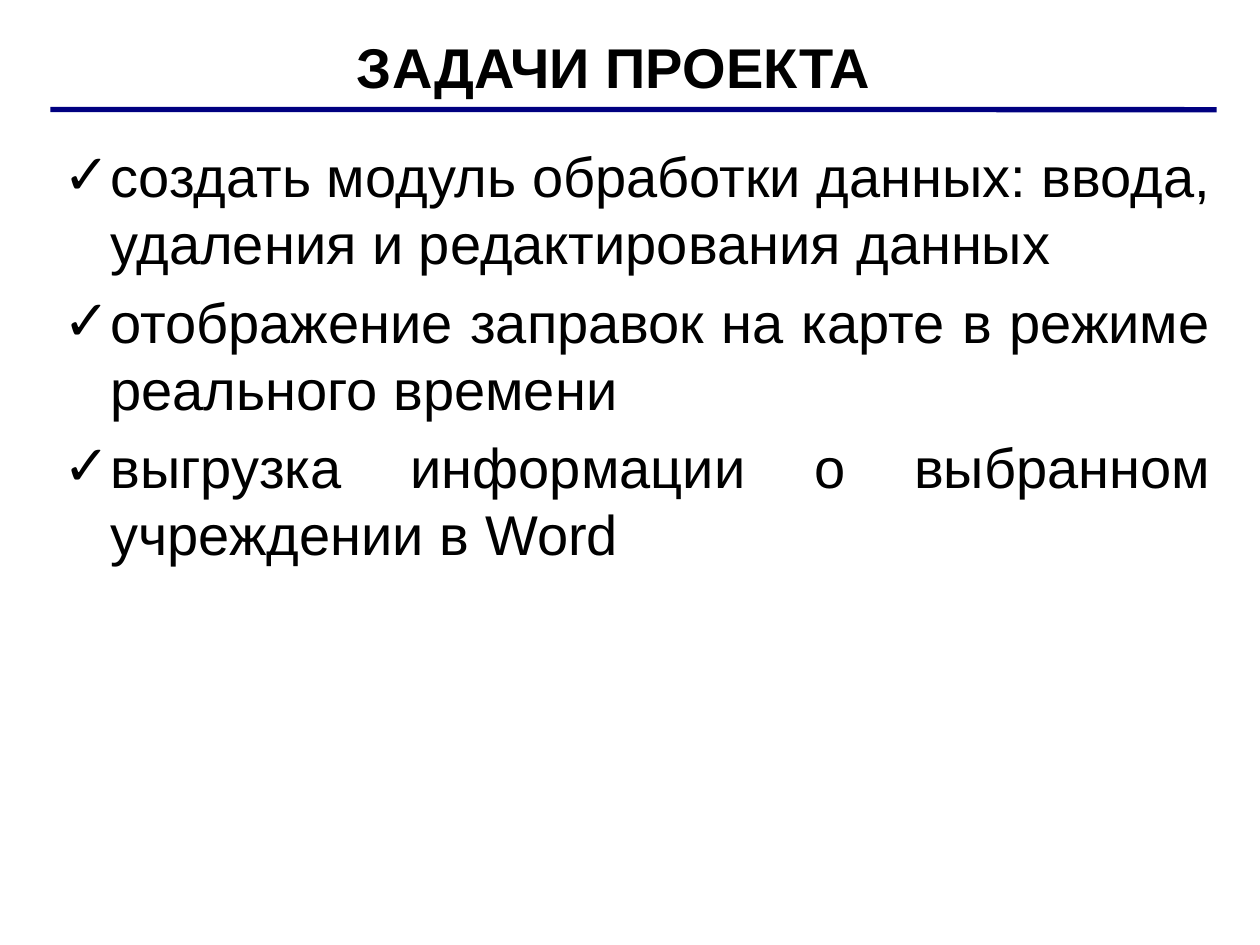
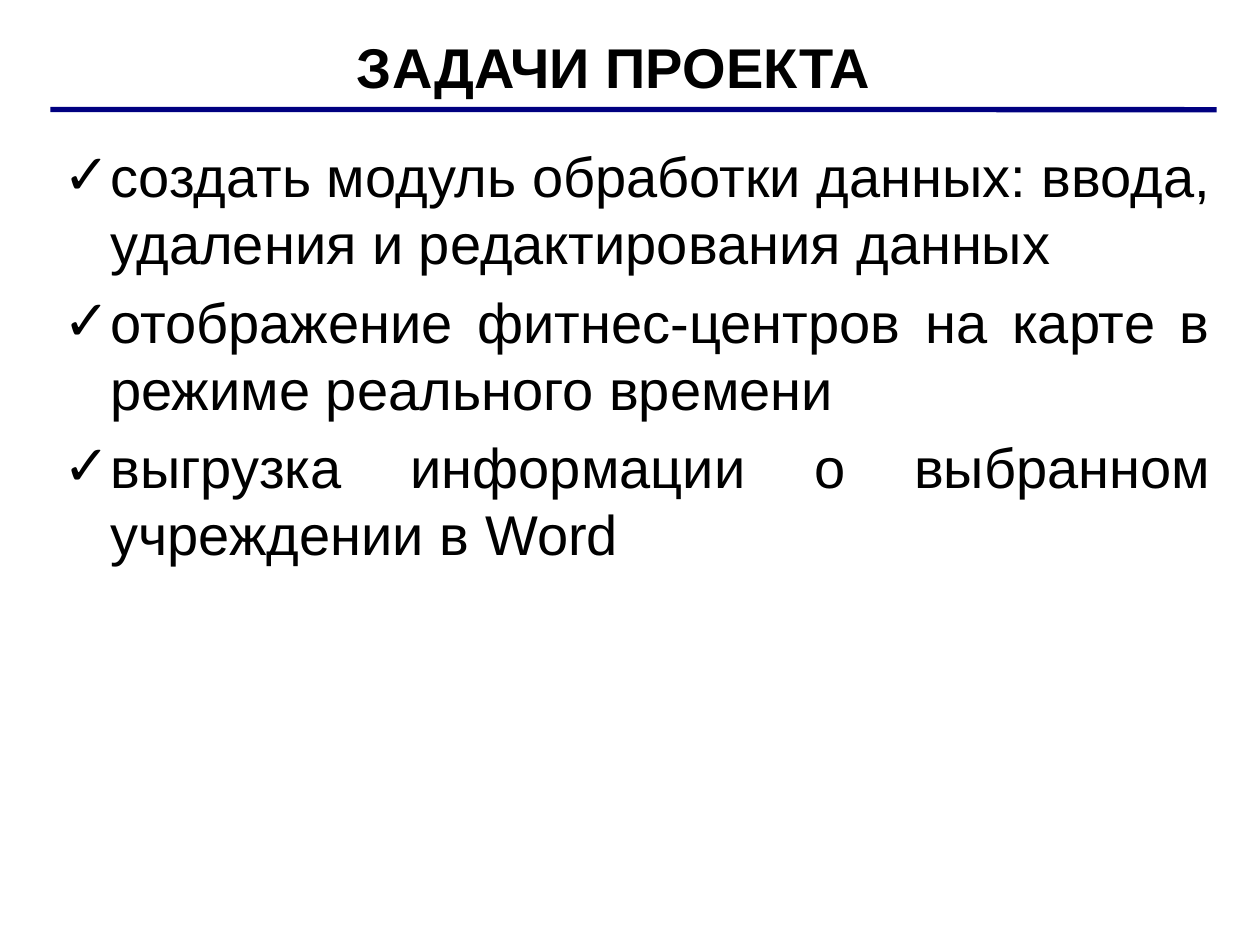
Before and after one commit to RuslanRinatovich/Diplom2024Lyalin, a slide deck: slide 5 of Документация/Лялин.pptx. Drawn at 1260x945 pixels with LibreOffice and Linux fonts; fonts in the diff are those of the drawing. Boxes give left, top, right and bottom in pixels: in the first picture for what was removed or moved away, otherwise in the second. Text is boxed around its words. In the diff, an @@ line names an element or a change of style, - is before the commit and + after.

```diff
--- a/Документация/Лялин.pptx
+++ b/Документация/Лялин.pptx
@@ text at <box>110,302,1210,421</box>: text changed @@
-✓ отображение заправок на карте в режиме реального времени
+✓ отображение фитнес-центров на карте в режиме реального времени
```
Also in this commit, not shown: 3 other slides changed, 3 other files.
